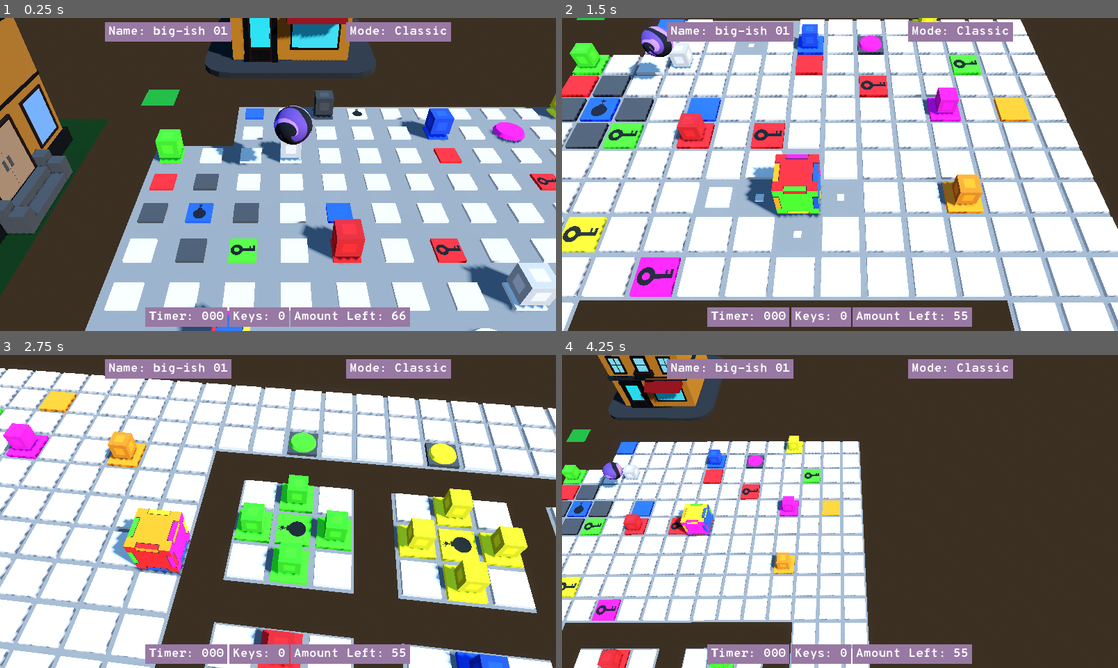
Above: before the commit, frames 1-4 (two rows, left to right).
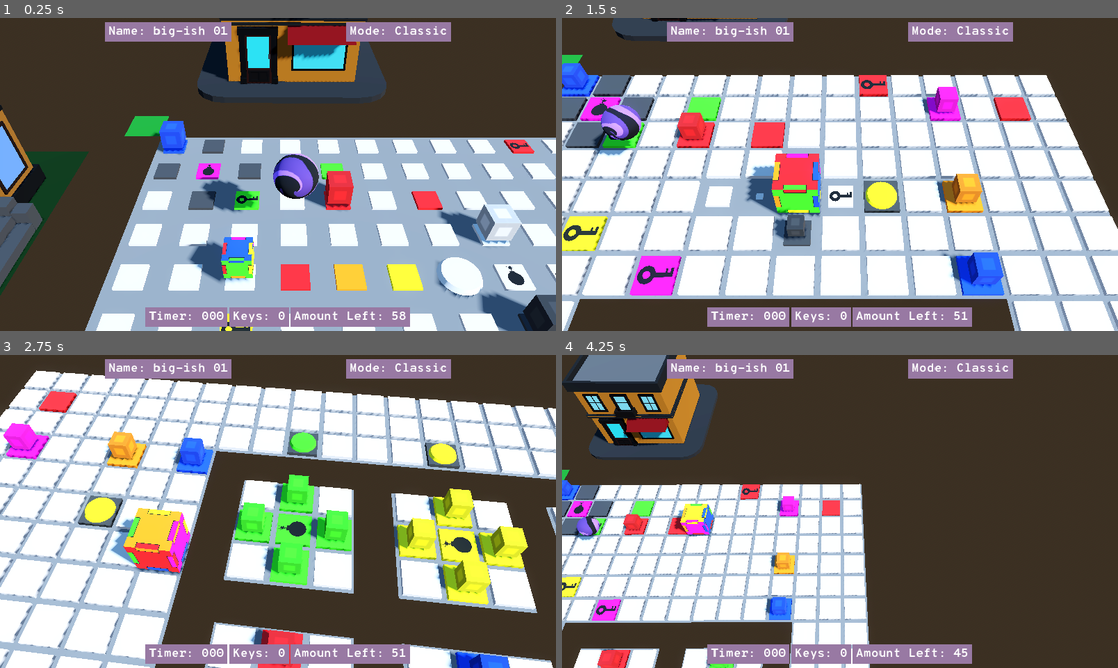
Above: after the commit, the same moments.

Repository: garrettjwilke/cube_thingy
Game: Godot game, scene res://scenes/3d/game_base.tscn
The game is run twice, just before and just after one commit, with the same random seed, the same clock (stepped at 60 frames per second) and the same inputs.
Inputs:
- Up to frame 1 (0.25 s): no input
- Up to frame 2 (1.5 s): hold D (right) 0.53-1.28 s; tap N (level_next) at 0.6 s; tap B (level_previous) at 0.8, 1.35 s; hold S (back) from 1.28 s (still down)
- Up to frame 3 (2.75 s): tap N (level_next) at 1.55 s; release S (back) at 2.03 s; hold D (right) from 2.03 s (still down); tap Q (CAM_ROTATE_LEFT) at 2.1 s; tap B (level_previous) at 2.3 s
- Up to frame 4 (4.25 s): release D (right) at 2.78 s; hold W (forward) 2.78-3.53 s; tap E (CAM_ROTATE_RIGHT) at 2.85 s; tap N (level_next) at 3.05 s; hold A (left) from 3.53 s (still down); tap C (cam_swap) at 3.6 s; tap B (level_previous) at 3.8 s; tap R (reset) at 4.15 s

The runs differ from the first frame. In frame 1, 47% of the frame differs, in the area x 0-100%, y 0-100%; in frame 2, 23%; in frame 3, 4.8%; in frame 4, 15%.

Commit message:
fixed level

Diff:
--- a/levels/LEVEL_1.json
+++ b/levels/LEVEL_1.json
@@ -2,16 +2,13 @@
 	"LEVEL_NAME" : "big-ish 01",
 	"GAME_MODE" : "Classic",
 	"LEVEL_MATRIX" : [
-		["00","00","90","10","83","11","10","10","10","10","10","53","10","10","10"],
-		["00","00","10","10","10","10","10","43","10","62","10","10","10","10","10"],
-		["93","10","10","13","10","10","10","90","10","10","10","10","34","10","10"],
-		["90","80","10","10","10","10","10","10","10","24","10","10","10","10","10"],
-		["80","41","80","10","90","10","10","10","10","10","10","63","10","90","10"],
-		["10","80","34","10","23","10","94","10","10","10","10","10","10","10","10"],
+		["93","80","10","10","10","10","10","10","10","24","10","10","10","10","10"],
+		["80","61","80","10","90","10","10","10","10","10","10","63","10","90","10"],
+		["10","80","34","10","23","10","90","10","10","10","10","10","10","10","10"],
 		["10","10","10","10","10","10","10","13","10","10","10","10","10","10","10"],
-		["10","10","19","20","70","50","12","11","14","10","10","73","10","10","10"],
-		["10","10","54","10","10","10","10","12","10","10","10","10","10","10","10"],
-		["10","10","10","10","64","10","10","10","10","10","10","10","10","10","10"],
+		["10","10","19","20","70","50","12","11","14","52","10","73","10","10","10"],
+		["10","10","54","10","10","10","10","83","10","10","10","10","10","10","10"],
+		["10","10","10","10","64","10","10","10","10","10","10","43","10","10","10"],
 		["10","10","10","00","00","00","00","00","00","00","00","00","10","10","10"],
 
 		["10","10","10","00","10","23","10","00","10","33","10","00","10","10","10"],
@@ -22,7 +19,7 @@
 
 		["10","10","10","00","10","43","10","00","10","53","10","00","10","10","10"],
 		["10","10","42","00","43","41","43","00","53","51","53","00","52","10","10"],
-		["10","10","11","00","10","43","10","00","10","53","10","00","10","10","10"],
+		["10","10","51","00","10","43","10","00","10","53","10","00","10","10","10"],
 
 		["10","10","10","00","00","00","00","00","00","00","00","00","10","10","10"],
 
--- a/scripts/hmls.gd
+++ b/scripts/hmls.gd
@@ -414,6 +414,7 @@
 		remove_child(get_node("/root/hmls/VIEW_3D"))
 		CURRENT_LEVEL = []
 		LEVEL_RESOLUTION = Vector2(0,0)
+		KEY_COUNT = 0
 		return
 	load_level()
 	# spawn all tiles in LEVEL_MATRIX
@@ -503,7 +504,7 @@
 					var tween2 = create_tween()
 					tween2.tween_property(get_node(NODE_NAME),"scale",Vector3(0,0,0), 0.2)
 					await tween2.finished
-					#get_node(NODE_NAME).queue_free()
+					get_node(NODE_NAME).queue_free()
 				else:
 					get_node(NODE_NAME).queue_free()
 			match GAME_MODE:
@@ -585,17 +586,17 @@
 							CURRENT_LEVEL[i.y][i.x] = "10"
 							if get_node_or_null(str("/root/hmls/VIEW_3D/",i.x,"x",i.y,"_box")):
 								var node = get_node(str("/root/hmls/VIEW_3D/",i.x,"x",i.y,"_box"))
-								if ENABLE_JANK == "true":
-									var tween = create_tween()
-									tween.tween_property(node,"scale",Vector3(0,0,0),0.3)
-									await tween.finished
+								#if ENABLE_JANK == "true":
+								var tween = create_tween()
+								tween.tween_property(node,"scale",Vector3(0,0,0),0.3)
+								await tween.finished
 								node.queue_free()
 							if get_node_or_null(str("/root/hmls/VIEW_3D/",i.x,"x",i.y,"_detonator")):
 								var node = get_node(str("/root/hmls/VIEW_3D/",i.x,"x",i.y,"_detonator"))
-								if ENABLE_JANK == "true":
-									var tween = create_tween()
-									tween.tween_property(node,"scale",Vector3(0,0,0),0.3)
-									await tween.finished
+								#if ENABLE_JANK == "true":
+								var tween = create_tween()
+								tween.tween_property(node,"scale",Vector3(0,0,0),0.3)
+								await tween.finished
 								node.queue_free()
 			temp_x += 1
 		temp_x = 0
